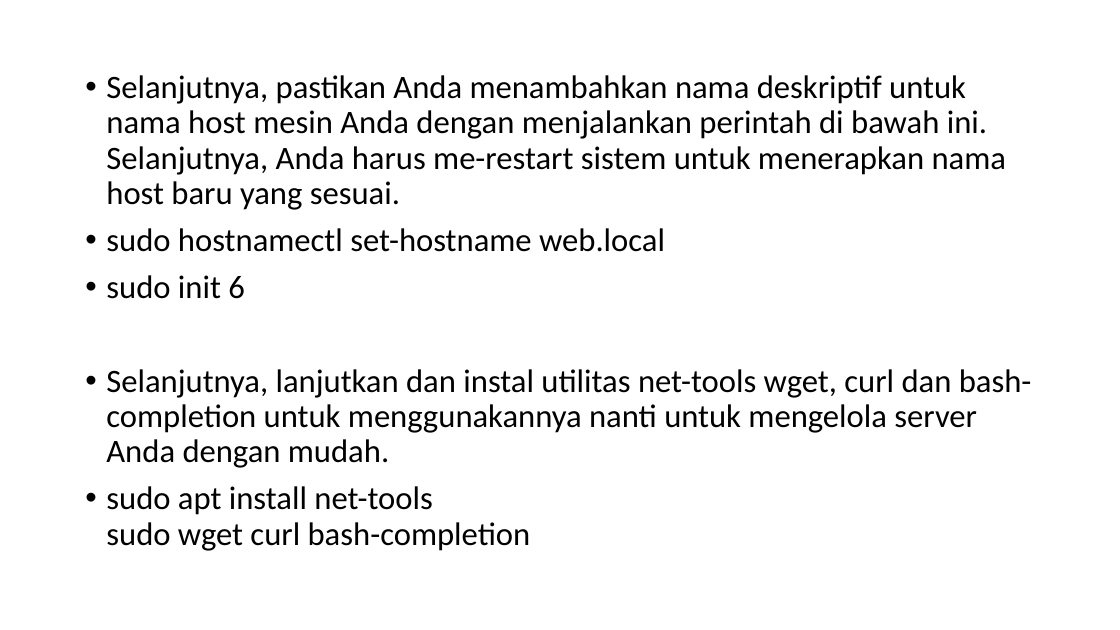
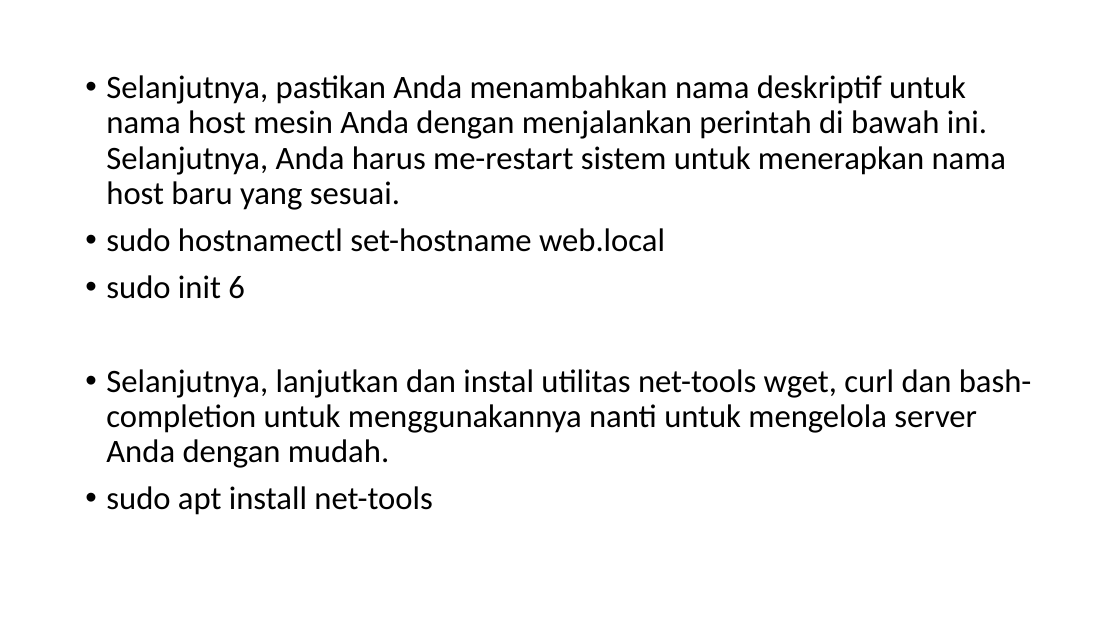
Before and after one commit to blackbeltandre/vm_web, a slide deck: slide 9 of Presentation H2.VM.pptx. Drawn at 1120x630 pixels with LibreOffice and Linux fonts; fonts in the diff are those of the drawing. Boxes give left, top, right and bottom in pixels: in the first picture for what was removed or moved away, otherwise in the second. Text is boxed around its words. In the diff, an @@ line names an element or a change of style, - is before the commit and + after.

```diff
--- a/Presentation H2.VM.pptx
+++ b/Presentation H2.VM.pptx
@@ text at bbox=[106, 486, 432, 515]: text changed @@
-• sudo apt install net-tools
-  sudo wget curl bash-completion
+• sudo apt install net-tools
```
Also in this commit, not shown: 2 other slides changed, 6 other files.
